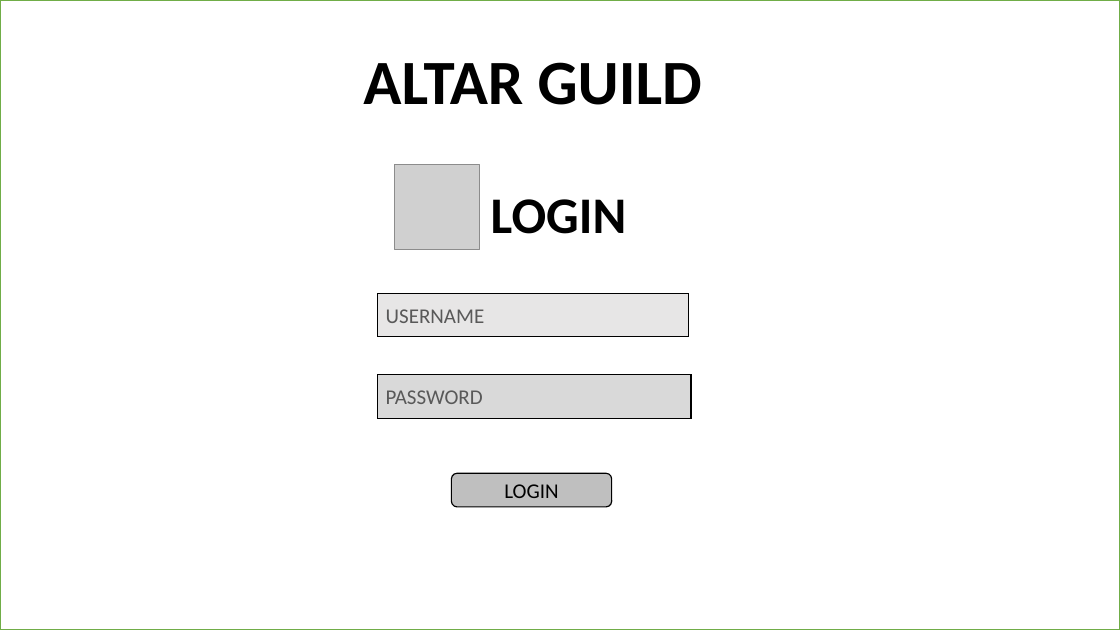
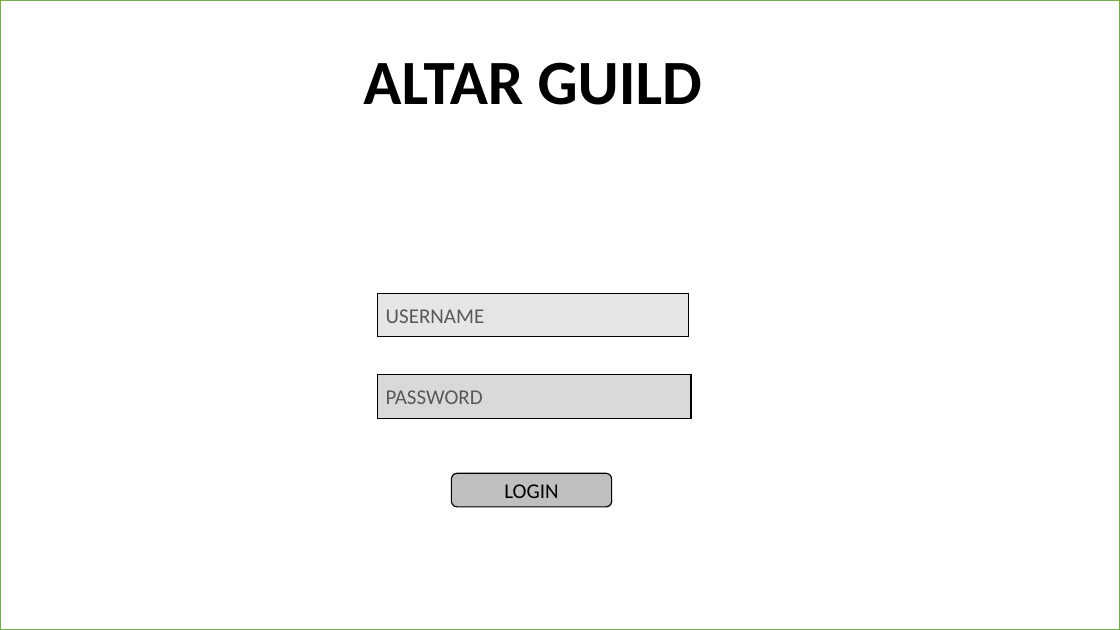
Before and after one commit to harishvavilala/Betterhappo, a slide deck: slide 2 of Powerpoints/BannerManagment.pptx. Drawn at 1120x630 pixels with LibreOffice and Linux fonts; fonts in the diff are those of the drawing; grey boxes stand for pictures; background and template pictures are left out. Boxes give left, top, right and bottom in pixels: in the first picture for what was removed or moved away, otherwise in the second. Text is boxed around its words. In the diff, an @@ line names an element or a change of style, - is before the commit and + after.

```diff
--- a/Powerpoints/BannerManagment.pptx
+++ b/Powerpoints/BannerManagment.pptx
@@ picture removed at <box>394,165,479,250</box> @@
@@ text removed at <box>491,199,627,234</box> @@
-LOGIN
```
Also in this commit, not shown: 6 other slides changed, 1 slide added.
